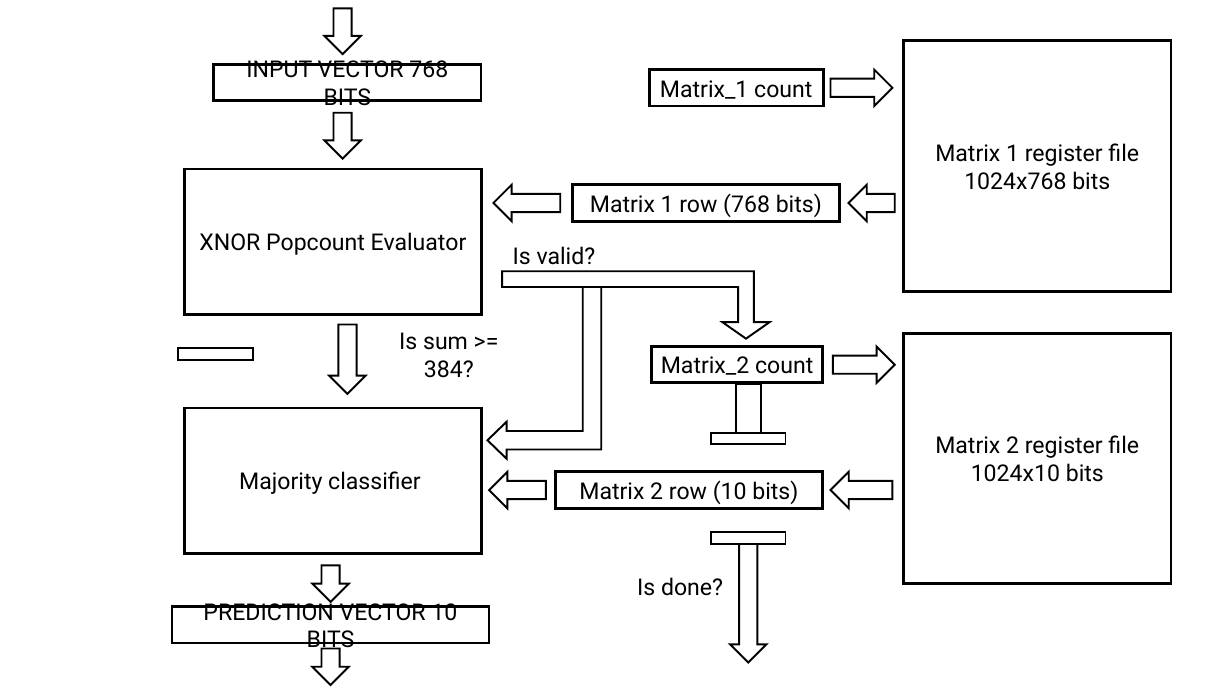
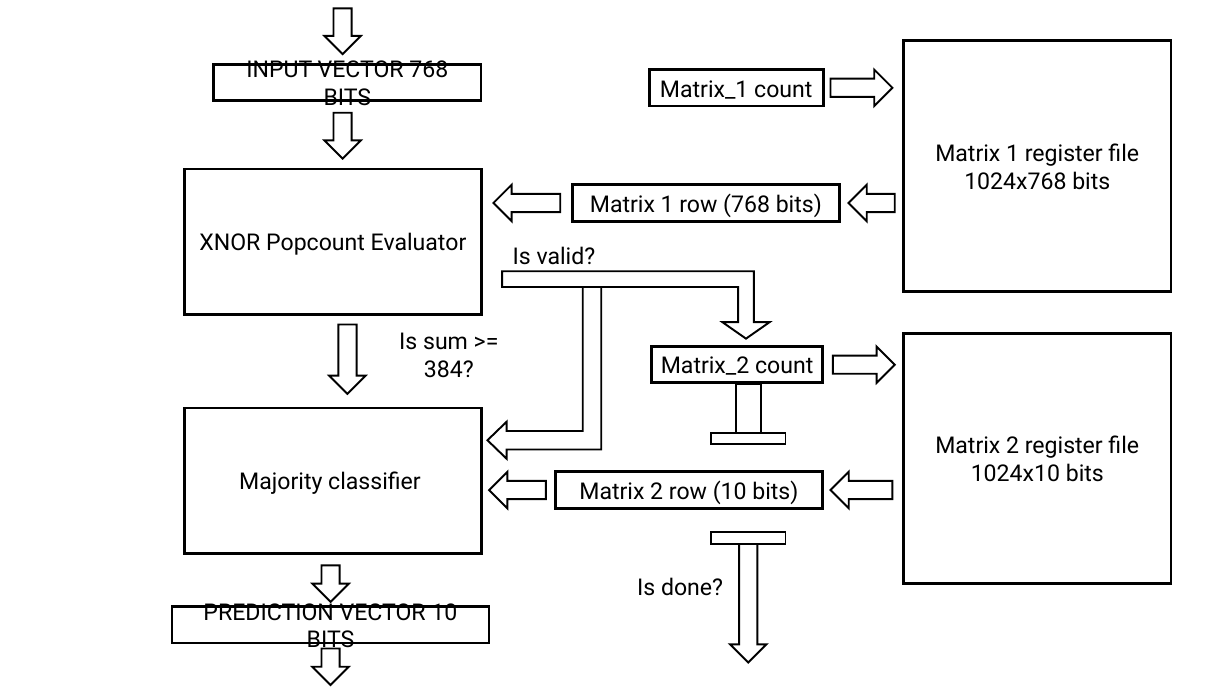
Before and after one commit to djosh34/ee4690_lab_2, a slide deck: slide 1 of Report/overview.pptx. Drawn at 1232x693 pixels with LibreOffice and Linux fonts; fonts in the diff are those of the drawing. Boxes give left, top, right and bottom in pixels: in the first picture for what was removed or moved away, otherwise in the second. Text is boxed around its words. In the diff, an @@ line names an element or a change of style, - is before the commit and + after.

```diff
--- a/Report/overview.pptx
+++ b/Report/overview.pptx
@@ rectangle removed at (178, 348, 253, 360) @@
```
Also in this commit, not shown: 5 other files.
